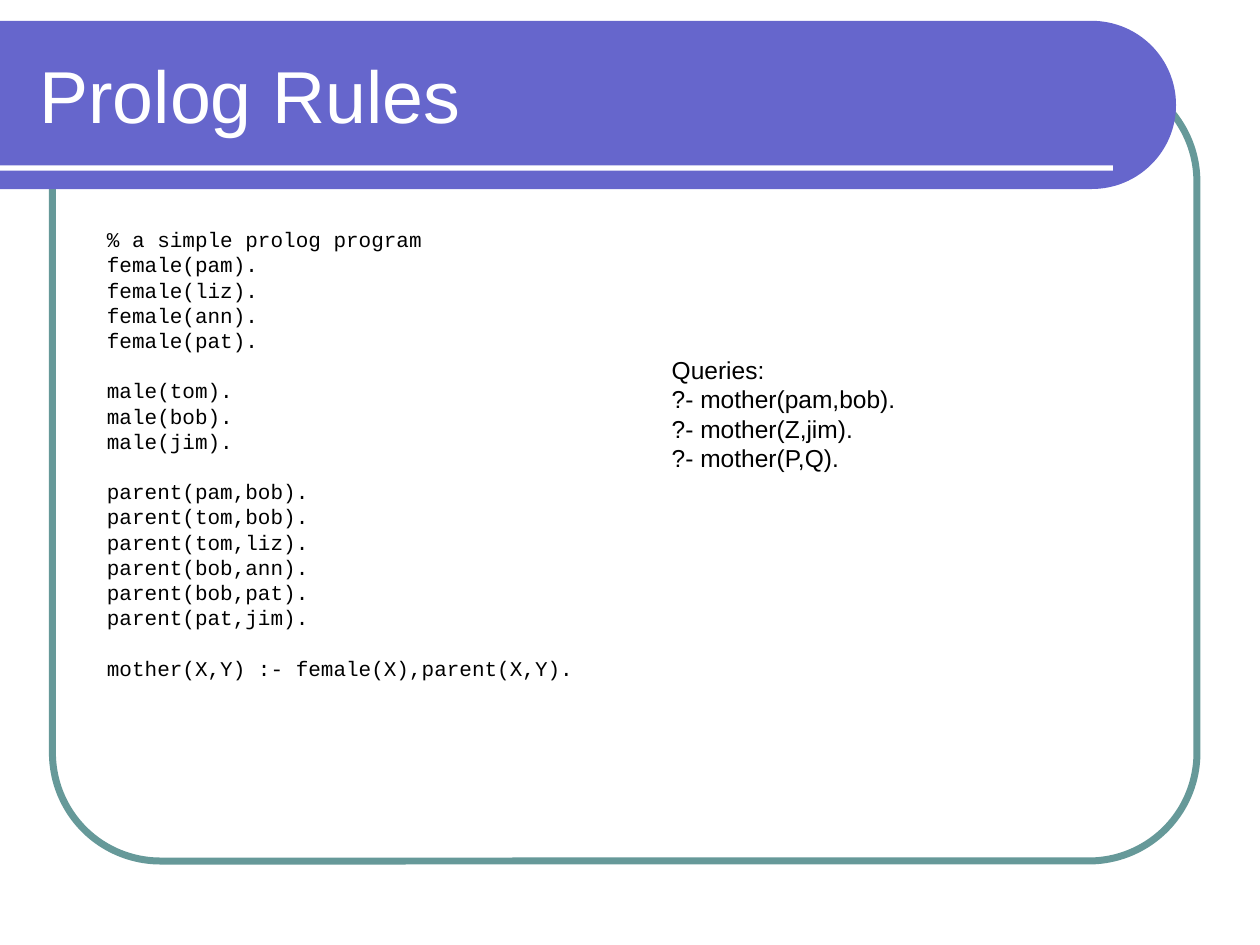
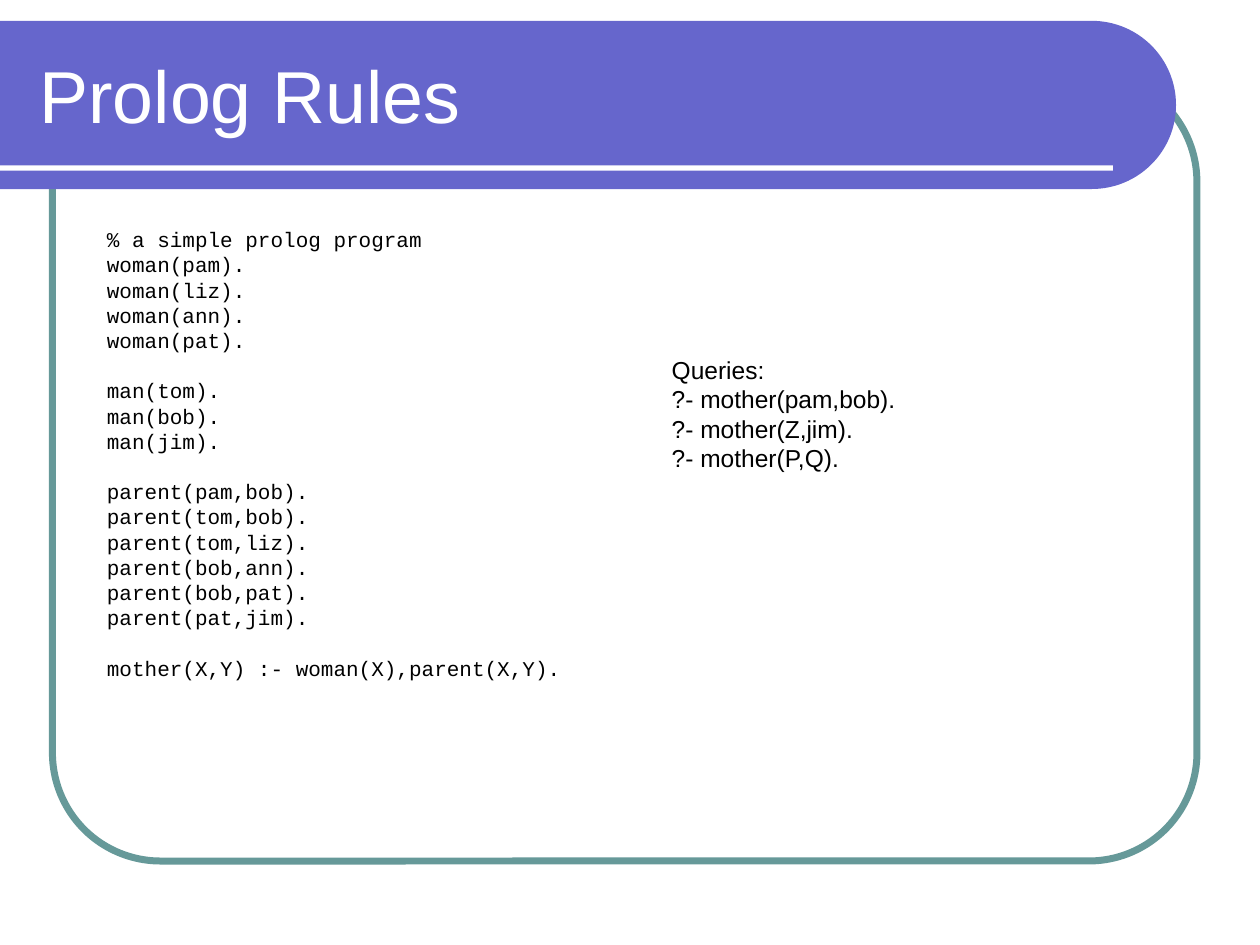
Before and after one commit to lutzhamel/phl-prolog, a slide deck: slide 19 of philosophy-prolog.pptx. Drawn at 1260x945 pixels with LibreOffice and Linux fonts; fonts in the diff are those of the drawing. Boxes give left, top, right and bottom in pixels: in the first picture for what was removed or moved away, otherwise in the second. Text is boxed around its words. In the diff, an @@ line names an element or a change of style, - is before the commit and + after.

```diff
--- a/philosophy-prolog.pptx
+++ b/philosophy-prolog.pptx
@@ text at bbox=[107, 257, 245, 454]: text changed @@
-female(pam).
-female(liz).
-female(ann).
-female(pat).
-male(tom).
-male(bob).
-male(jim).
+woman(pam).
+woman(liz).
+woman(ann).
+woman(pat).
+man(tom).
+man(bob).
+man(jim).
@@ text at bbox=[107, 661, 560, 681]: text changed @@
-mother(X,Y) :- female(X),parent(X,Y).
+mother(X,Y) :- woman(X),parent(X,Y).
```
Also in this commit, not shown: 6 other slides changed, 4 other files.
